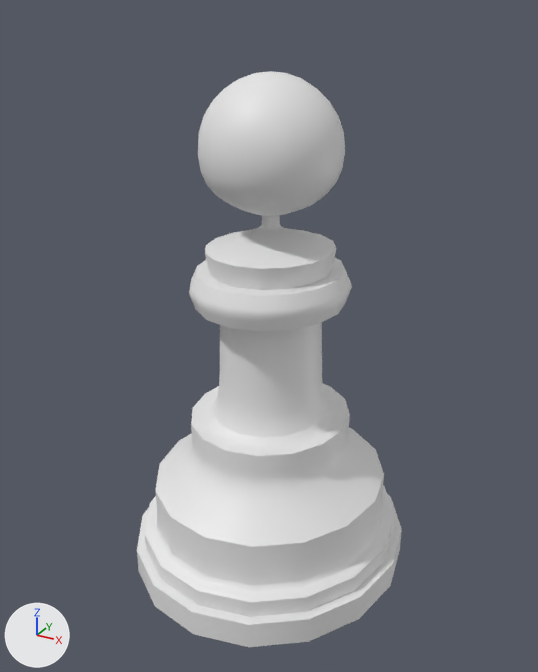
A saved change to the FBX model Assets/Models/peon.fbx.
Both versions are drawn from a 50 mm camera at (86.9, -158.5, 148.4) aimed at (0.4, -1.3, 69.8). Arrows for +X, +Y and +Z are at lower left; the lights stay in place. Where no turn or scale is listed for an object, it has been applied to the vertices.

The first picture shows 'Line001'.
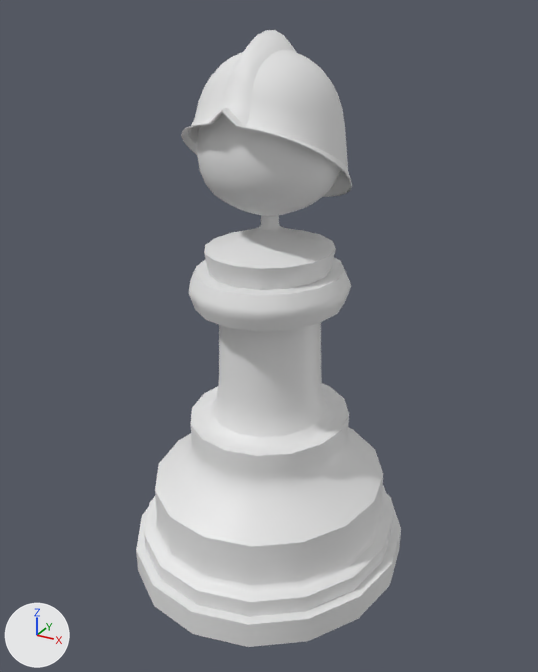
Where the change shows, as pixel boxes (x1, y1, x2, y2) in the pictures (538 x 672 px):
'Line001', reshaped, moved (7% taller)
    before: (137, 71, 402, 647)
    after: (136, 30, 401, 647)
part 1 of me_mesh, added
    after: (181, 30, 352, 197)

The change, as a list of edits to the scene's bpy script:
```text
Change me_mesh:
    used by ob_line001; location = (0.2, 0.0, 1.9)
    remove me_mesh.from_pydata(...)  # 992 vertices, 976 faces; spans x -38.1..38.1, y -41.1..41.1, z -0.3..133.4
    add me_mesh.from_pydata(...)  # 1265 vertices, 1472 faces; spans x -38.1..38.1, y -41.1..41.1, z -0.3..142.1
    me_mesh part 1: a new loose piece of 273 vertices spanning x -20.3..19.7, y -20.7..20.7, z 100.8..142.1
Change ob_line001:
    ob_line001.location: (0.2, 0.0, 1.9) -> (0.0, 0.0, 1.9)
```
